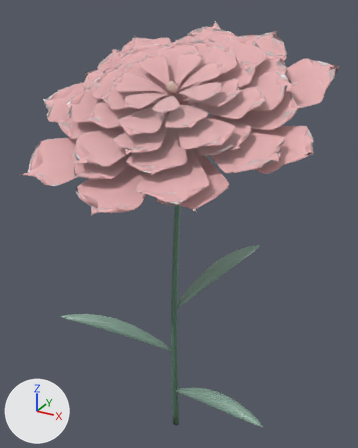
An edit to the glTF model www/models/flowers/carnation-epic-v2.glb, drawn before and after from the same camera.
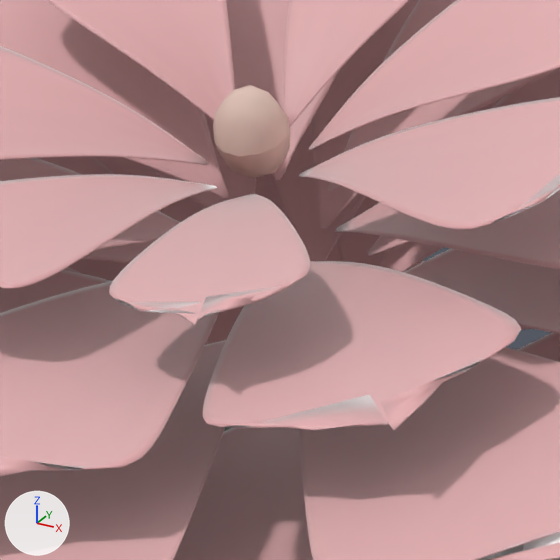
Each version is shown whole from a 50 mm camera at (0.912, -1.627, 1.895) aimed at (0.008, 0.016, 1.074), then close up on the part from 38% to 60% of the width and 15% to 32% of the height. The lights are fixed; the arrows at lower left show +X, +Y and +Z. The first two pictures are the older version. Vertices at exactly the same position are counted once.

The first close-up shows 'carnation-epic-v2-center', 'carnation-epic-v2-petal'.
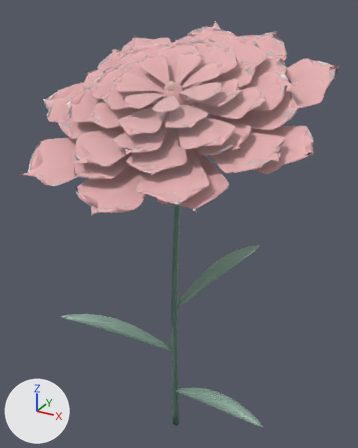
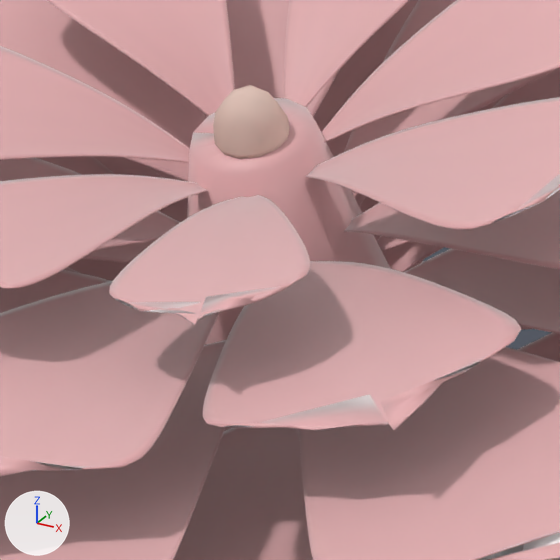
The change, as a diff of the scene's bpy script:
```diff
--- a/www/models/flowers/carnation-epic-v2.glb.py
+++ b/www/models/flowers/carnation-epic-v2.glb.py
@@ me_carnation_epic_v2_petal @@
 # used by ob_carnation_epic_v2_petal; location = (0.0, 0.0, 0.0)
-me_carnation_epic_v2_petal.from_pydata(...)  # 20064 vertices, 39936 faces; spans x -0.506..0.567, y -0.549..0.393, z 1.318..1.841
+me_carnation_epic_v2_petal.from_pydata(...)  # 20182 vertices, 40172 faces; spans x -0.506..0.567, y -0.549..0.393, z 1.318..1.841
+# me_carnation_epic_v2_petal part 1: a new loose piece of 118 vertices spanning x -0.049..0.113, y -0.128..0.073, z 1.408..1.652, in mat_carnation_petal_003
 me_carnation_epic_v2_petal.materials.append(mat_carnation_petal_003)
```

Boxes [x1, y1, x2, y2] around the edits, measured in the close-ups (560 x 560 px):
part 1 of me_carnation_epic_v2_petal, added (pink)
    after: [187, 98, 391, 431]
